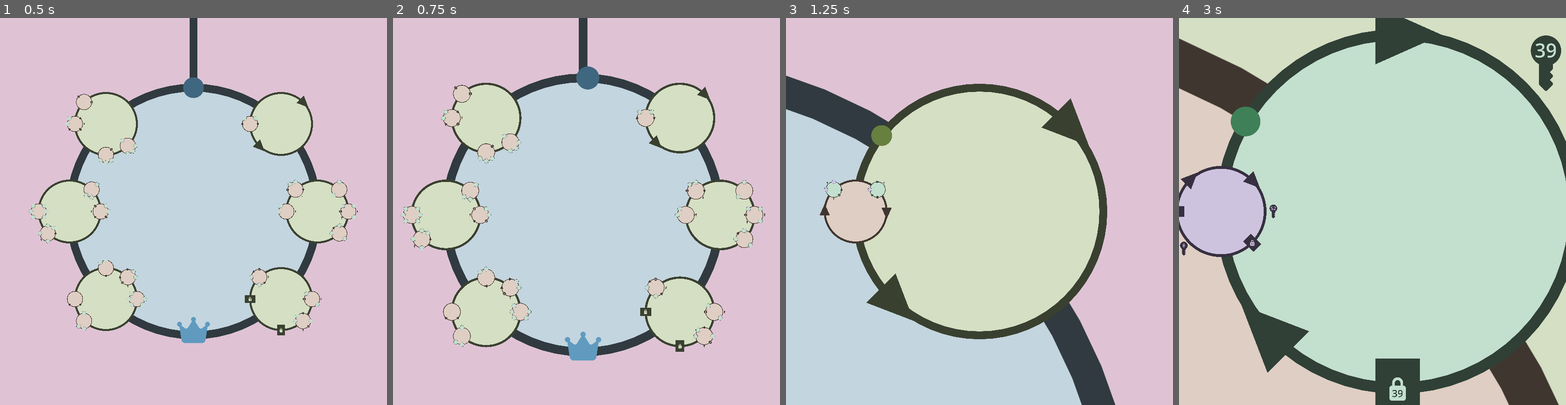
Above: before the commit, frames 1-4 (left to right).
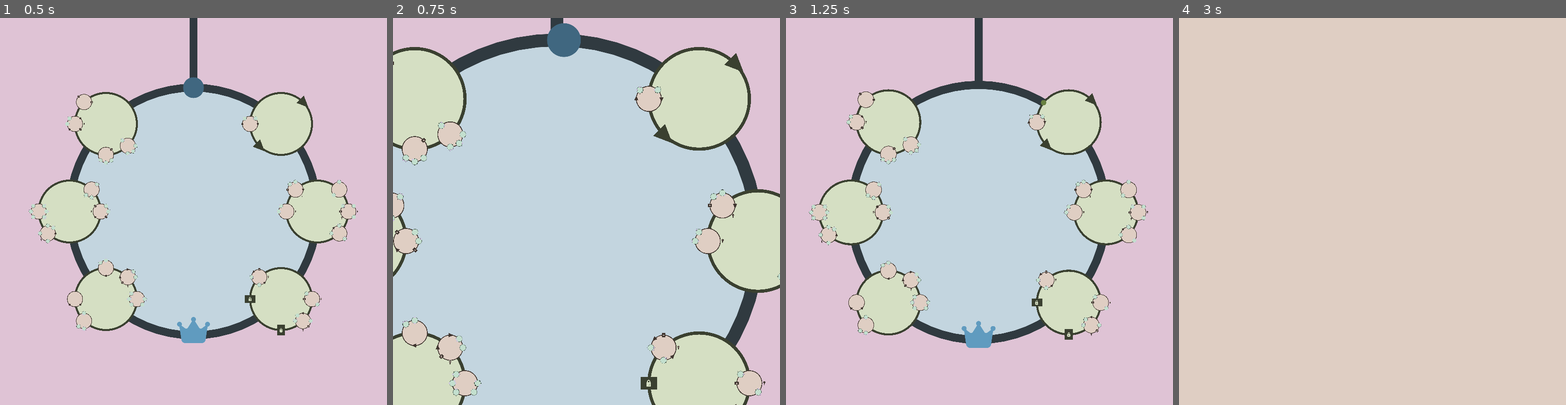
Above: after the commit, the same moments.

Repository: friedev/cycle-delver
Game: Godot game, scene res://src/main.tscn
The game is run twice, just before and just after one commit, with the same random seed, the same clock (stepped at 60 frames per second) and the same inputs.
Inputs (mouse positions are in pixels of both pictures, inside the frame that each line leads up to):
- Up to frame 1 (0.5 s): no input
- Up to frame 2 (0.75 s): tap Enter at 0.5 s; move the mouse to (671, 192) at 0.52 s; hold M (toggle_zoom, bound only after the commit) from 0.53 s (still down); click (671, 192) at 0.67 s
- Up to frame 3 (1.25 s): keep holding M (toggle_zoom, bound only after the commit); tap Mouse wheel up (zoom_in, bound only after the commit) at 0.8 s
- Up to frame 4 (3 s): move the mouse to (1295, 230) at 1.27 s; release M (toggle_zoom, bound only after the commit) at 1.28 s; tap Mouse wheel up (zoom_in, bound only after the commit) at 1.35 s; click (1295, 230) at 1.42 s; tap Mouse wheel down (zoom_out, bound only after the commit) at 1.55 s; move the mouse to (1411, 126) at 2.02 s; hold Mouse wheel down (zoom_out, bound only after the commit) 2.03-2.78 s; click (1411, 126) at 2.17 s; tap M (toggle_zoom, bound only after the commit) at 2.3 s; move the mouse to (1353, 288) at 2.77 s; tap A (move_ccw) at 2.85 s; click (1353, 288) at 2.92 s

Frame 1 is identical in both runs. In frame 2, 52% of the frame differs, in the area x 0-100%, y 0-100%; in frame 3, 61%; in frame 4, 77%.

Commit message:
Add inputs for zooming

Diff:
--- a/project.godot
+++ b/project.godot
@@ -59,6 +59,23 @@
 "events": [Object(InputEventMouseButton,"resource_local_to_scene":false,"resource_name":"","device":-1,"window_id":0,"a …(256 unchanged characters)…
 ]
 }
+zoom_in={
+"deadzone": 0.2,
+"events": [Object(InputEventMouseButton,"resource_local_to_scene":false,"resource_name":"","device":-1,"window_id":0,"alt_pressed":false,"shift_pressed":false,"ctrl_pressed":false,"meta_pressed":false,"button_mask":8,"position":Vector2(149, 18),"global_position":Vector2(158, 66),"factor":1.0,"button_index":4,"canceled":false,"pressed":true,"double_click":false,"script":null)
+, Object(InputEventKey,"resource_local_to_scene":false,"resource_name":"","device":-1,"window_id":0,"alt_pressed":false,"shift_pressed":false,"ctrl_pressed":false,"meta_pressed":false,"pressed":false,"keycode":0,"physical_keycode":82,"key_label":0,"unicode":114,"location":0,"echo":false,"script":null)
+]
+}
+zoom_out={
+"deadzone": 0.2,
+"events": [Object(InputEventMouseButton,"resource_local_to_scene":false,"resource_name":"","device":-1,"window_id":0,"alt_pressed":false,"shift_pressed":false,"ctrl_pressed":false,"meta_pressed":false,"button_mask":16,"position":Vector2(152, 19),"global_position":Vector2(161, 67),"factor":1.0,"button_index":5,"canceled":false,"pressed":true,"double_click":false,"script":null)
+, Object(InputEventKey,"resource_local_to_scene":false,"resource_name":"","device":-1,"window_id":0,"alt_pressed":false,"shift_pressed":false,"ctrl_pressed":false,"meta_pressed":false,"pressed":false,"keycode":0,"physical_keycode":70,"key_label":0,"unicode":102,"location":0,"echo":false,"script":null)
+]
+}
+toggle_zoom={
+"deadzone": 0.2,
+"events": [Object(InputEventKey,"resource_local_to_scene":false,"resource_name":"","device":-1,"window_id":0,"alt_pressed":false,"shift_pressed":false,"ctrl_pressed":false,"meta_pressed":false,"pressed":false,"keycode":0,"physical_keycode":77,"key_label":0,"unicode":109,"location":0,"echo":false,"script":null)
+]
+}
 
 [rendering]
 
--- a/src/my_camera.gd
+++ b/src/my_camera.gd
@@ -2,16 +2,46 @@
 
 @onready var initial_zoom := zoom
 
+var loop: Loop
+
 
 func _ready() -> void:
 	Player.instance.move_started.connect(_on_player_move_started)
+	smooth_zoom_to_loop(Player.instance.loop)
+
+
+func _unhandled_input(event: InputEvent) -> void:
+	if event.is_action_pressed("zoom_in"):
+		if loop != Player.instance.loop:
+			var new_loop := Player.instance.loop
+			while new_loop.has_parent_loop() and new_loop.get_parent_loop() != loop:
+				new_loop = new_loop.get_parent_loop()
+			smooth_zoom_to_loop(new_loop)
+	elif event.is_action_pressed("zoom_out"):
+		if loop.has_parent_loop():
+			smooth_zoom_to_loop(loop.get_parent_loop())
+	elif event.is_action_pressed("toggle_zoom"):
+		# Zoom out to the root loop
+		if loop == Player.instance.loop:
+			var new_loop := loop
+			while new_loop.has_parent_loop():
+				new_loop = new_loop.get_parent_loop()
+			smooth_zoom_to_loop(new_loop)
+		# Zoom in to the player's loop
+		else:
+			smooth_zoom_to_loop(Player.instance.loop)
 
 
 func _on_player_move_started() -> void:
-	var target_vertex := Player.instance.loop.get_vertex(Player.instance.target_angle)
+	smooth_zoom_to_vertex(Player.instance.get_target_vertex())
+
+
+func smooth_zoom_to_vertex(target_vertex: Vertex) -> void:
 	var focus_on_target := target_vertex is Loop and target_vertex.get_parent_loop() == Player.instance.loop
-	var focus_vertex: Loop = target_vertex if focus_on_target else Player.instance.loop
+	smooth_zoom_to_loop(target_vertex if focus_on_target else Player.instance.loop)
 
+
+func smooth_zoom_to_loop(new_loop: Loop) -> void:
 	# Stay focused on the parent if this loop has no children
 	#var has_children := false
 	#for direction in Loop.DIRECTIONS:
@@ -23,18 +53,8 @@
 	#		break
 	#if not has_children and loop.has_parent_loop():
 	#	loop = loop.get_parent_loop()
-
-	var depth := (
-		(focus_vertex as Loop).depth
-		if focus_vertex is Loop
-		else focus_vertex.get_parent_loop().depth
-	)
-	var new_zoom := initial_zoom / pow(Loop.CHILD_RADIUS, maxi(0, depth))
-
-	var tweens: Array[PropertyTweener] = [
-		create_tween().tween_property(self, "global_position", focus_vertex.global_position, 0.5),
-		create_tween().tween_property(self, "zoom", new_zoom, 0.5),
-	]
-	for tween in tweens:
-		tween.set_trans(Tween.TRANS_QUAD)
-		tween.set_ease(Tween.EASE_IN_OUT)
+	loop = new_loop
+	var new_zoom := initial_zoom / pow(Loop.CHILD_RADIUS, maxi(0, loop.depth))
+	var new_global_position := loop.global_position
+	create_tween().tween_property(self, "zoom", new_zoom, 0.5).set_trans(Tween.TRANS_SINE).set_ease(Tween.EASE_OUT)
+	create_tween().tween_property(self, "global_position", new_global_position, 0.5).set_trans(Tween.TRANS_SINE).set_ease(Tween.EASE_OUT)
--- a/src/player.gd
+++ b/src/player.gd
@@ -235,3 +235,7 @@
 	if can_move_out():
 		angles.append(angle)
 	return angles
+
+
+func get_target_vertex() -> Vertex:
+	return loop.get_vertex(Player.instance.target_angle)
